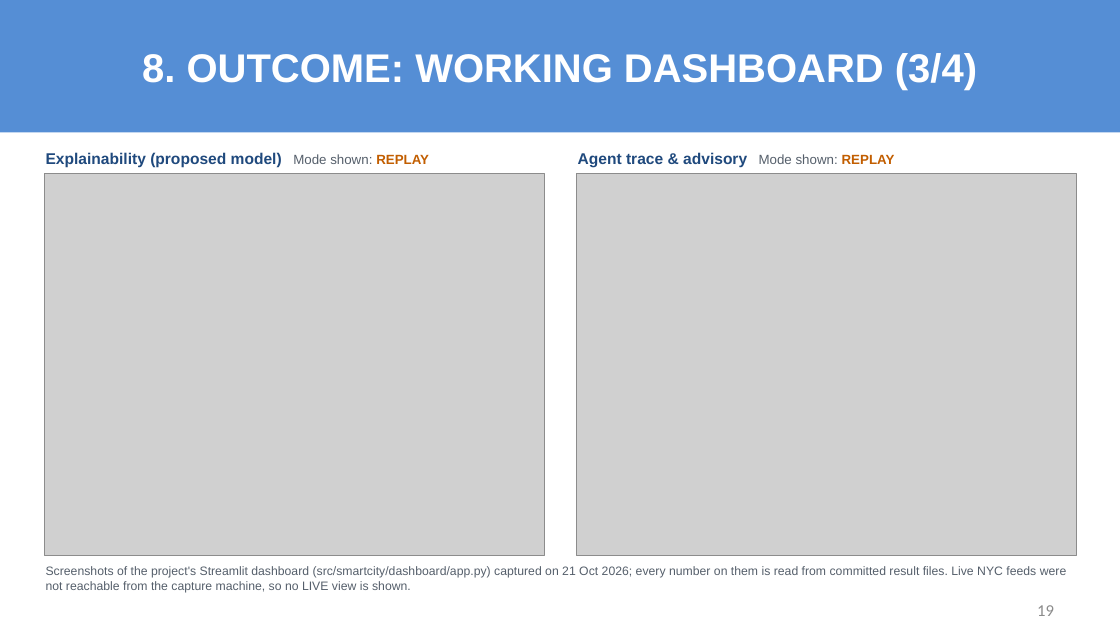
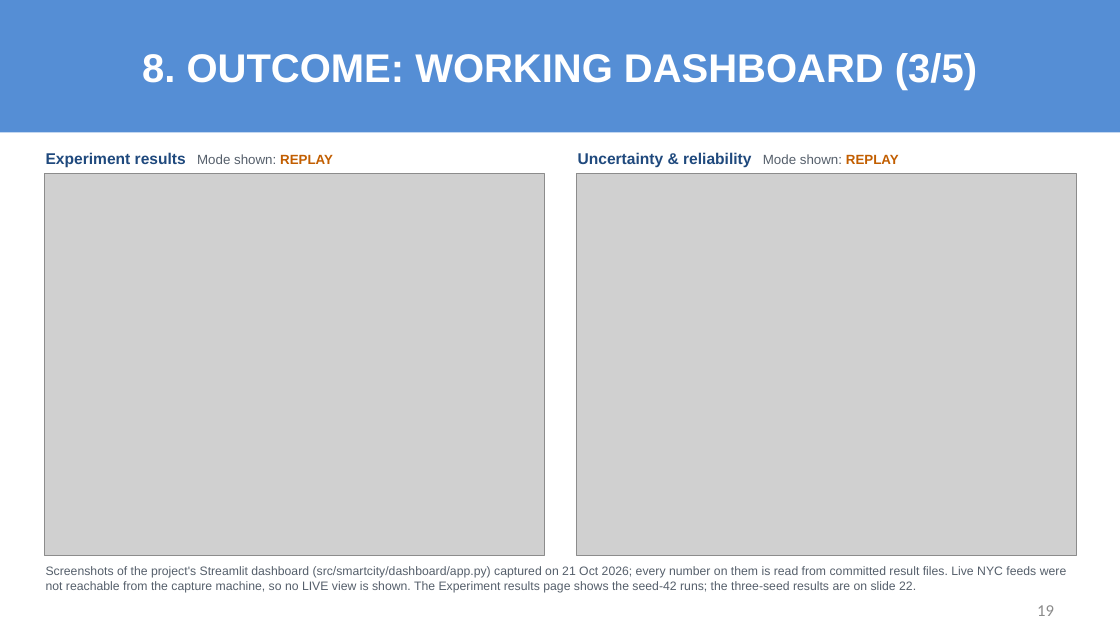
Before and after one commit to sricharansk/Major-Project, a slide deck: slide 19 of presentation/Final_Review_S_K_Sricharan_25MML1010.pptx. Drawn at 1120x640 pixels with LibreOffice and Linux fonts; fonts in the diff are those of the drawing; grey boxes stand for pictures. Boxes give left, top, right and bottom in pixels: in the first picture for what was removed or moved away, otherwise in the second. Text is boxed around its words. In the diff, an @@ line names an element or a change of style, - is before the commit and + after.

```diff
--- a/presentation/Final_Review_S_K_Sricharan_25MML1010.pptx
+++ b/presentation/Final_Review_S_K_Sricharan_25MML1010.pptx
@@ title at [142,53,977,90]: text changed @@
-8. OUTCOME: WORKING DASHBOARD (3/4)
+8. OUTCOME: WORKING DASHBOARD (3/5)
@@ text at [46,152,333,167]: text changed @@
-Explainability (proposed model) Mode shown: REPLAY
+Experiment results Mode shown: REPLAY
@@ text at [578,152,899,167]: text changed @@
-Agent trace & advisory Mode shown: REPLAY
+Uncertainty & reliability Mode shown: REPLAY
@@ text at [46,566,1067,593]: text changed @@
-Screenshots of the project's Streamlit dashboard (src/smartcity/dashboard/app.py) captured on 21 Oct 2026; every number on them is read from committed result files. Live NYC feeds were not reachable from the capture machine, so no LIVE view is shown.
+Screenshots of the project's Streamlit dashboard (src/smartcity/dashboard/app.py) captured on 21 Oct 2026; every number on them is read from committed result files. Live NYC feeds were not reachable from the capture machine, so no LIVE view is shown. The Experiment results page shows the seed-42 runs; the three-seed results are on slide 22.
```
Also in this commit, not shown: 7 other slides changed, 1 slide added, 6 other files.
